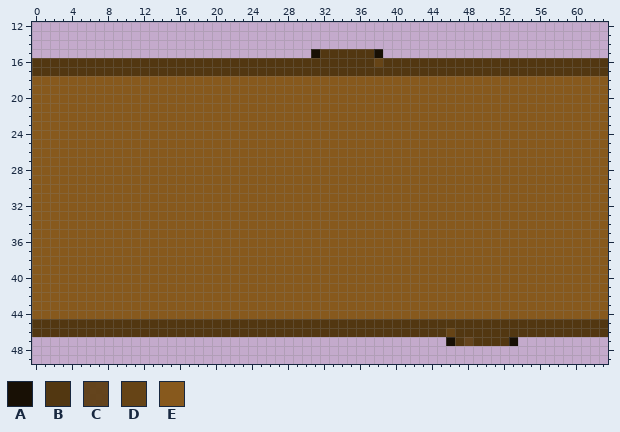
Edited in one commit: pixel-art sprite (assets/Sprites/log.png). The first picture shows the starting point.
The file is 64x64 pixels. Colours within 5 levels of each other are drawn and written as one. Shown: x 0..63, y 12..49.
Palette (. is transparent): A #181005  B #523711  C #5f3f14f3  D #664416  E #87591d
New version:
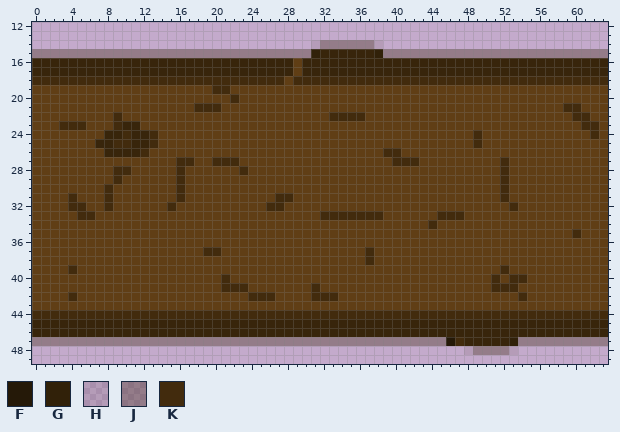
Colours new in this view: F #241807fe  G #312109  H #38250b1b  J #38250b58  K #422b0d
Edits made:
colour B: #523711 -> #38250b
colour E: #87591d -> #603e15
y 14: x 31..38 ........ -> HJJJJJJH
y 15: x 0..31 ...............................A -> JJJJJJJJJJJJJJJJJJJJJJJJJJJJJJJG; x 38..63 A......................... -> GJJJJJJJJJJJJJJJJJJJJJJJJJ
y 16: x 29 B -> E; x 38 D -> B
y 17: x 29 B -> E
y 18: x 0..27 EEEEEEEEEEEEEEEEEEEEEEEEEEEE -> KKKKKKKKKKKKKKKKKKKKKKKKKKKK; x 29..63 EEEEEEEEEEEEEEEEEEEEEEEEEEEEEEEEEEE -> KKKKKKKKKKKKKKKKKKKKKKKKKKKKKKKKKKK
y 19: x 20..21 EE -> KK
y 20: x 22 E -> K
y 21: x 18..20 EEE -> KKK; x 59..60 EE -> KK
y 22: x 9 E -> K; x 33..36 EEEE -> KKKK; x 60..61 EE -> KK
y 23: x 3..5 EEE -> KKK; x 9..11 EEE -> KBB; x 61..62 EE -> KK
y 24: x 8..13 EEEEEE -> BBKBBK; x 49 E -> K; x 62 E -> K
y 25: x 7..13 EEEEEEE -> BBKKBBK; x 49 E -> K
y 26: x 8..12 EEEEE -> BBBBK; x 39..40 EE -> KK
y 27: x 16..17 EE -> KK; x 20..22 EEE -> KKK; x 40..42 EEE -> KKK; x 52 E -> K
y 28: x 9..10 EE -> KK; x 16 E -> K; x 23 E -> K; x 52 E -> K
y 29: x 9 E -> K; x 16 E -> K; x 52 E -> K
y 30: x 8 E -> K; x 16 E -> K; x 52 E -> K
y 31: x 4 E -> K; x 8 E -> K; x 16 E -> K; x 27..28 EE -> KK; x 52 E -> K
y 32: x 4..5 EE -> KK; x 8 E -> K; x 15 E -> K; x 26..27 EE -> KK; x 53 E -> K
y 33: x 5..6 EE -> KK; x 32..38 EEEEEEE -> KKKKKKK; x 45..47 EEE -> KKK
y 34: x 44 E -> K
y 35: x 60 E -> K
y 37: x 19..20 EE -> KK; x 37 E -> K
y 38: x 37 E -> K
y 39: x 4 E -> K; x 52 E -> K
y 40: x 21 E -> K; x 51 E -> K; x 53..54 EE -> KK
y 41: x 21..23 EEE -> KKK; x 31 E -> K; x 51..53 EEE -> KKK
y 42: x 4 E -> K; x 24..26 EEE -> KKK; x 31..33 EEE -> KKK; x 54 E -> K
y 44: x 0..63 EEEEEEEEEEEEEEEEEEEEEEEEEEEEEEEEEEEEEEEEEEEEEEEEEEEEEEEEEEEEEEEE -> KKKKKKKKKKKKKKKKKKKKKKKKKKKKKKKKKKKKKKKKKKKKKKKKKKKKKKKKKKKKKKKK
y 46: x 46 D -> B
y 47: x 0..48 ..............................................ABC -> JJJJJJJJJJJJJJJJJJJJJJJJJJJJJJJJJJJJJJJJJJJJJJFKB; x 53..63 A.......... -> GJJJJJJJJJJ
y 48: x 48..53 ...... -> HJJJJH
Boxes around the changes in both pictures, in picture pixels (x1, y1, x2, y2):
changed: (32, 40, 608, 355)
